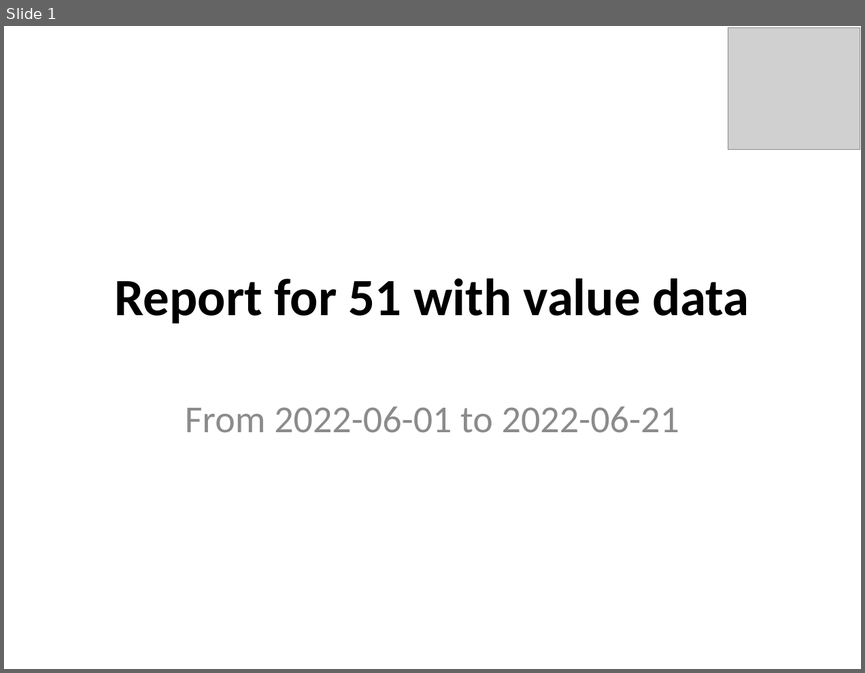
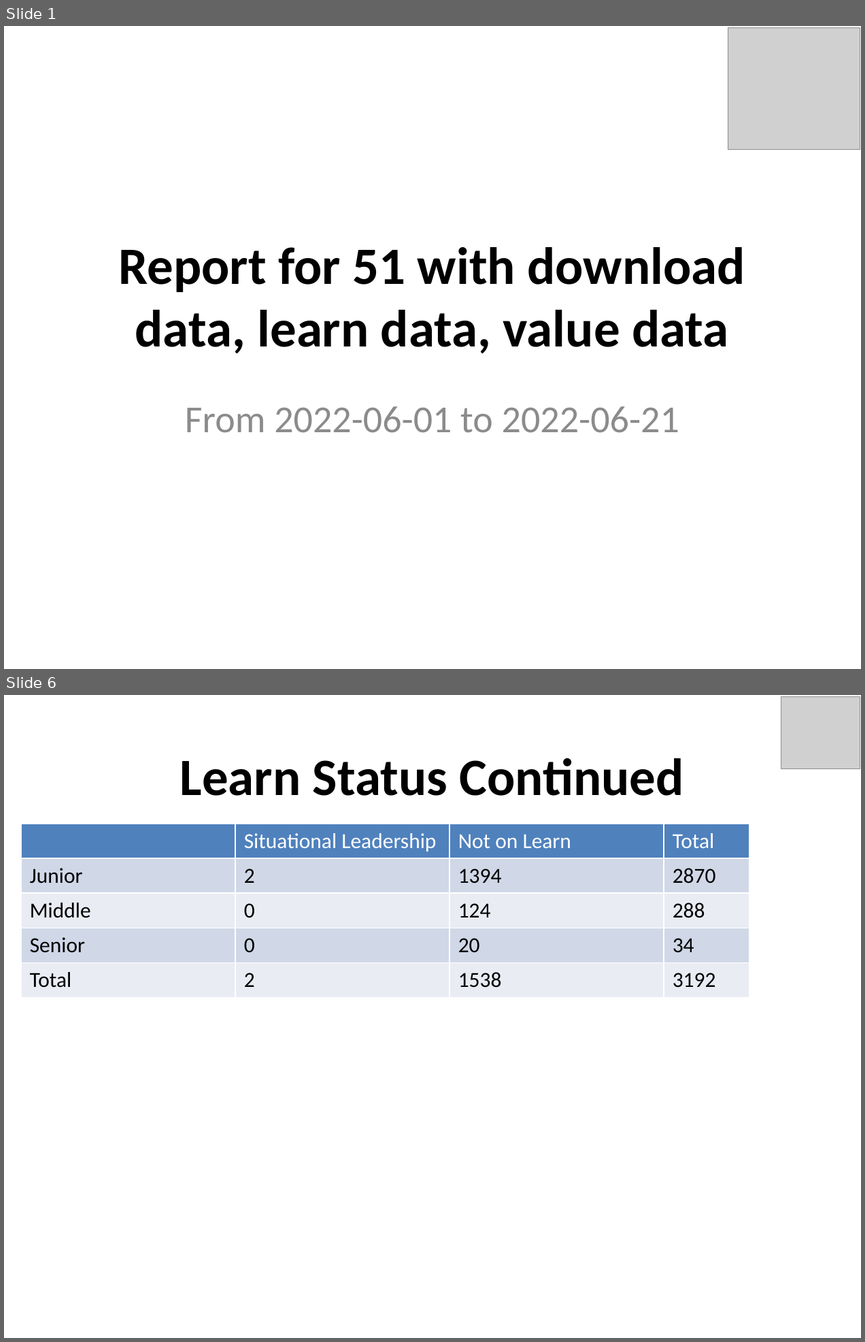
Before and after one commit to taranag/CodeProjects, a slide deck: FlaskApp/generated/Company51ByLevelFrom2022-06-01To2022-06-21.pptx. Shown one above the other, each under a label of ours: slide 1 before the commit, slides 1 and 6 after it; the slides between them are not shown. The pictures are 865x673 and 865x1342 pixels, drawn with LibreOffice and Linux fonts; fonts in the diff are those of the drawing; grey boxes stand for pictures. Boxes give left, top, right and bottom in pixels: in the first picture for what was removed or moved away, otherwise in the second. Text is boxed around its words. In the diff, an @@ line names an element or a change of style, - is before the commit and + after.

```diff
--- a/FlaskApp/generated/Company51ByLevelFrom2022-06-01To2022-06-21.pptx
+++ b/FlaskApp/generated/Company51ByLevelFrom2022-06-01To2022-06-21.pptx
@@ slide 6 added at [4,695,861,1338], background #FFFFFF @@
@@ picture added at [781,697,860,768] @@
@@ title added at [180,758,683,796], 44 pt, text #000000, bold @@
+Learn Status Continued
@@ table added at [21,824,749,995], 5 rows, 4 columns @@
+ | Situational Leadership | Not on Learn | Total
+Junior | 2 | 1394 | 2870
+Middle | 0 | 124 | 288
+Senior | 0 | 20 | 34
+Total | 2 | 1538 | 3192
@@ slide 1 changed as well @@
@@ title at [118,247,745,354]: text changed @@
-Report for 51 with value data
+Report for 51 with download data, learn data, value data
```
Also in this commit, not shown: 3 other slides changed, 4 other slides added, 6 slides removed, 12 other files.
